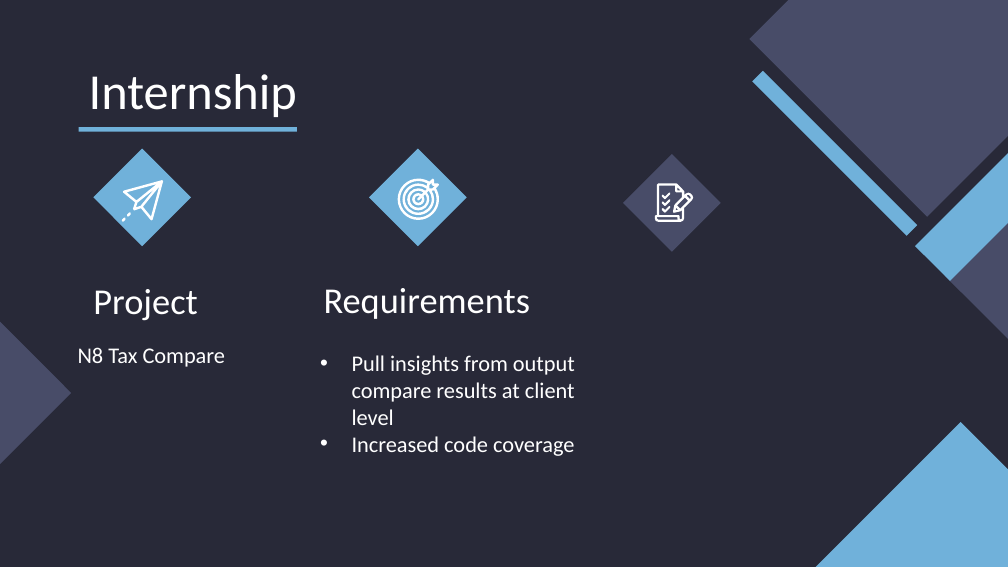
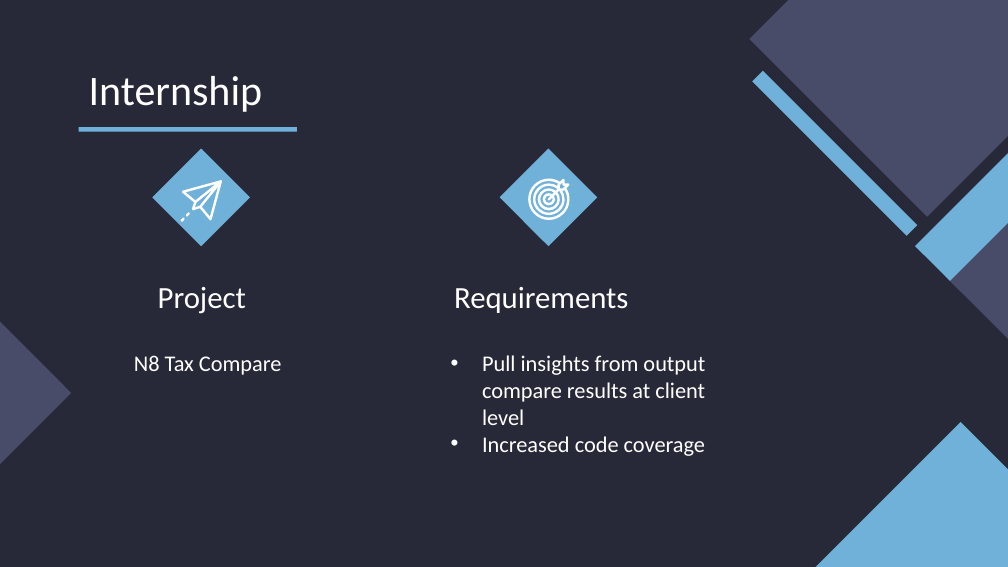
Before and after one commit to mehar-srinivas-chowdari/git-learning, a slide deck: slide 3 of Internship.pptx. Drawn at 1008x567 pixels with LibreOffice and Linux fonts; fonts in the diff are those of the drawing. Boxes give left, top, right and bottom in pixels: in the first picture for what was removed or moved away, otherwise in the second. Text is boxed around its words. In the diff, an @@ line names an element or a change of style, - is before the commit and + after.

```diff
--- a/Internship.pptx
+++ b/Internship.pptx
@@ title "Internship" at [89, 76, 262, 112]: size 36 to 30 pt @@
@@ 2 subtitles, 1 rectangle, 1 freeform shape: place and size @@
-2 subtitles, 1 rectangle, 1 freeform shape at [324, 149, 575, 456]
+2 subtitles, 1 rectangle, 1 freeform shape at [454, 149, 705, 456]
@@ rectangle removed at [623, 154, 721, 252] @@
@@ group removed at [655, 183, 695, 222]: 4 freeform shapes @@
@@ 3 freeform shapes, 1 rectangle: place and size @@
-3 freeform shapes, 1 rectangle at [93, 149, 192, 247]
+3 freeform shapes, 1 rectangle at [152, 149, 250, 247]
@@ subtitle "Project": place and size @@
-subtitle "Project" at [93, 289, 197, 321]
+subtitle "Project" at [158, 287, 246, 314]
@@ subtitle "Project" at [158, 287, 246, 314]: size 26 to 22 pt @@
@@ subtitle "Requirements" at [454, 287, 628, 313]: size 26 to 22 pt @@
@@ subtitle "N8 Tax Compare": place and size @@
-subtitle "N8 Tax Compare" at [78, 347, 225, 367]
+subtitle "N8 Tax Compare" at [134, 355, 281, 375]
```
Also in this commit, not shown: 15 other slides changed.
